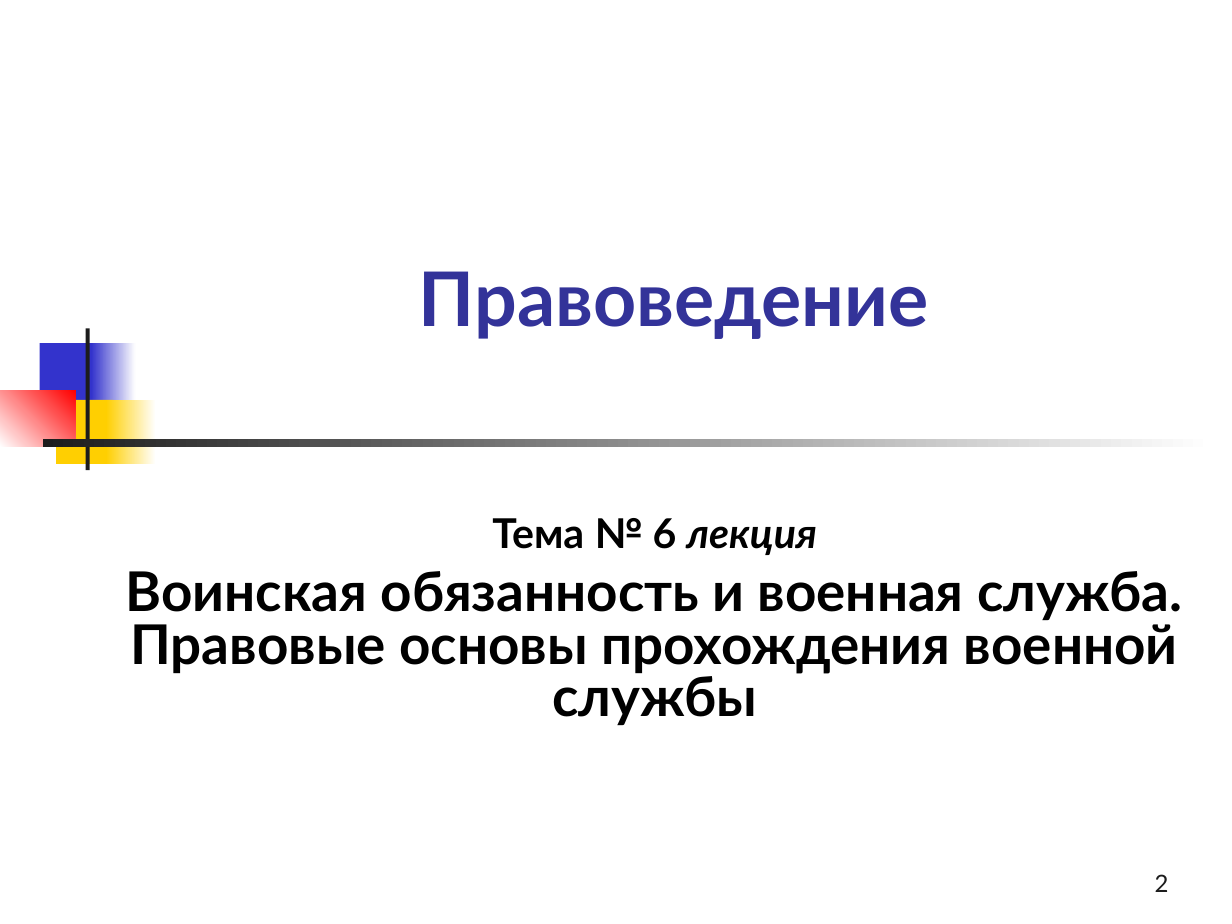
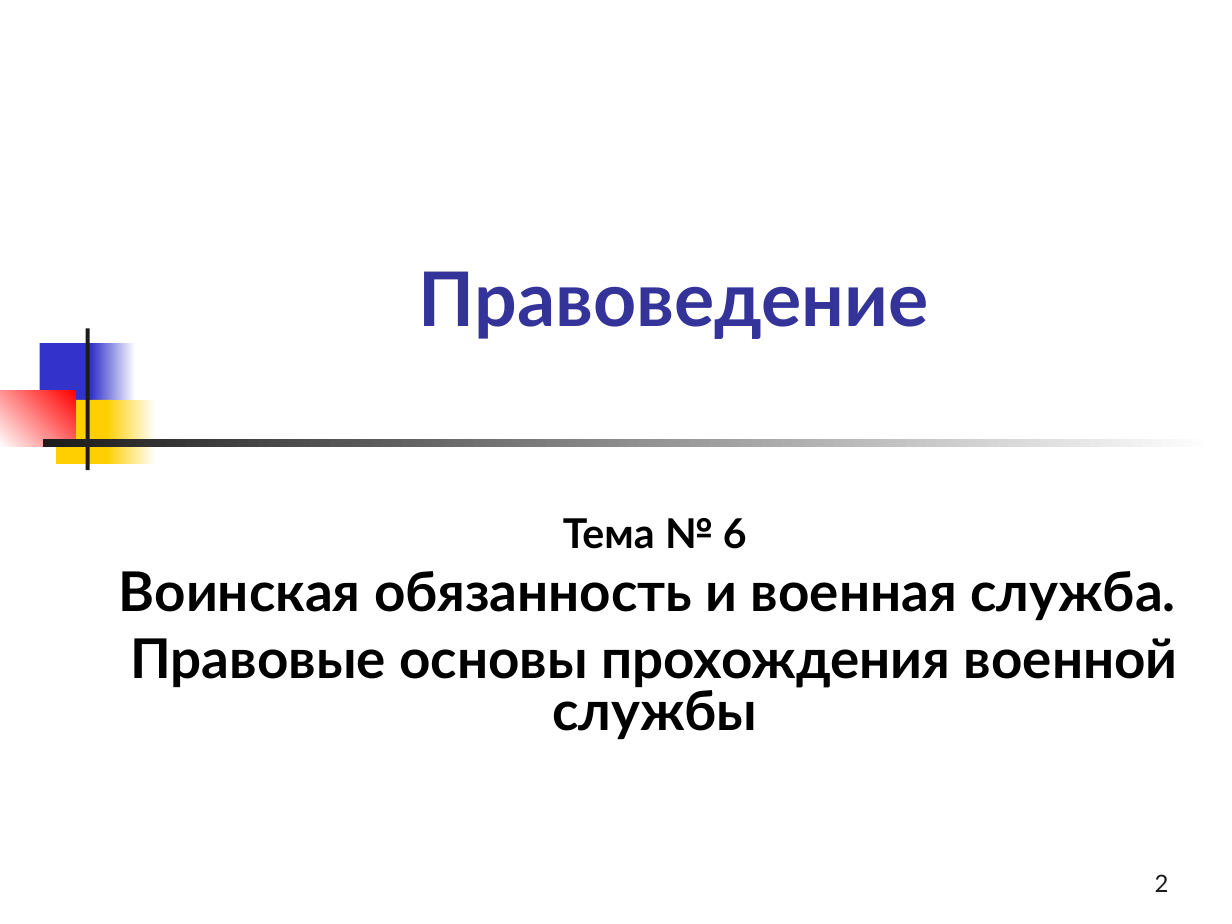
Before and after one commit to shahzod20000901/Storage, a slide deck: slide 2 of Правоведение/Комплект 6.ppt. Drawn at 1232x924 pixels with LibreOffice and Linux fonts; fonts in the diff are those of the drawing. Boxes give left, top, right and bottom in pixels: in the first picture for what was removed or moved away, otherwise in the second. Text is boxed around its words. In the diff, an @@ line names an element or a change of style, - is before the commit and + after.

```diff
--- a/Правоведение/Комплект 6.ppt
+++ b/Правоведение/Комплект 6.ppt
@@ subtitle at box(119, 518, 1178, 740): text changed @@
-Тема № 6 лекция
-Воинская обязанность и военная служба. Правовые основы прохождения военной службы
+Тема № 6
+Воинская обязанность и военная служба.
+Правовые основы прохождения военной службы
```
Also in this commit, not shown: 4 other slides changed, 5 slides added, 27 slides removed, 5 other files.
